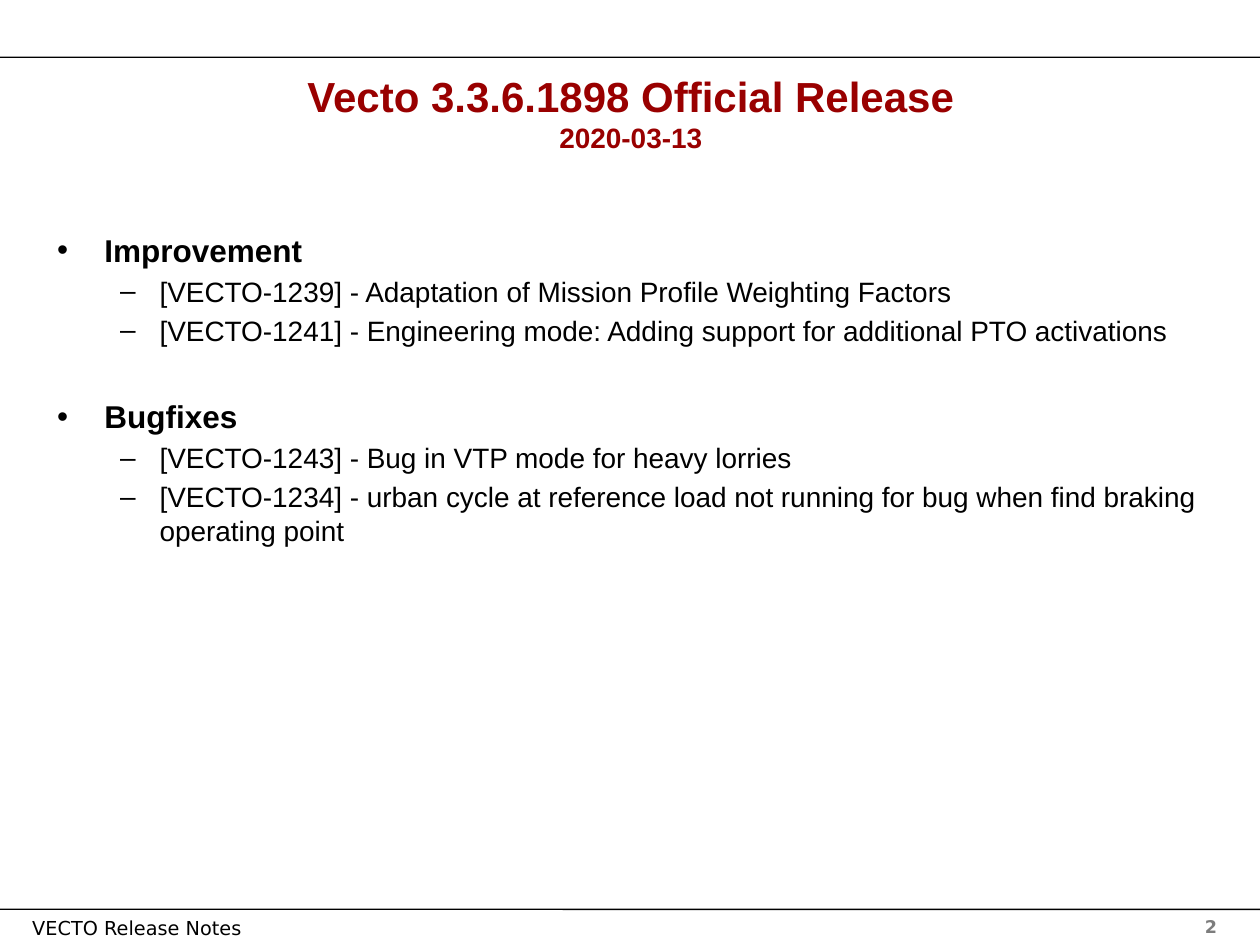
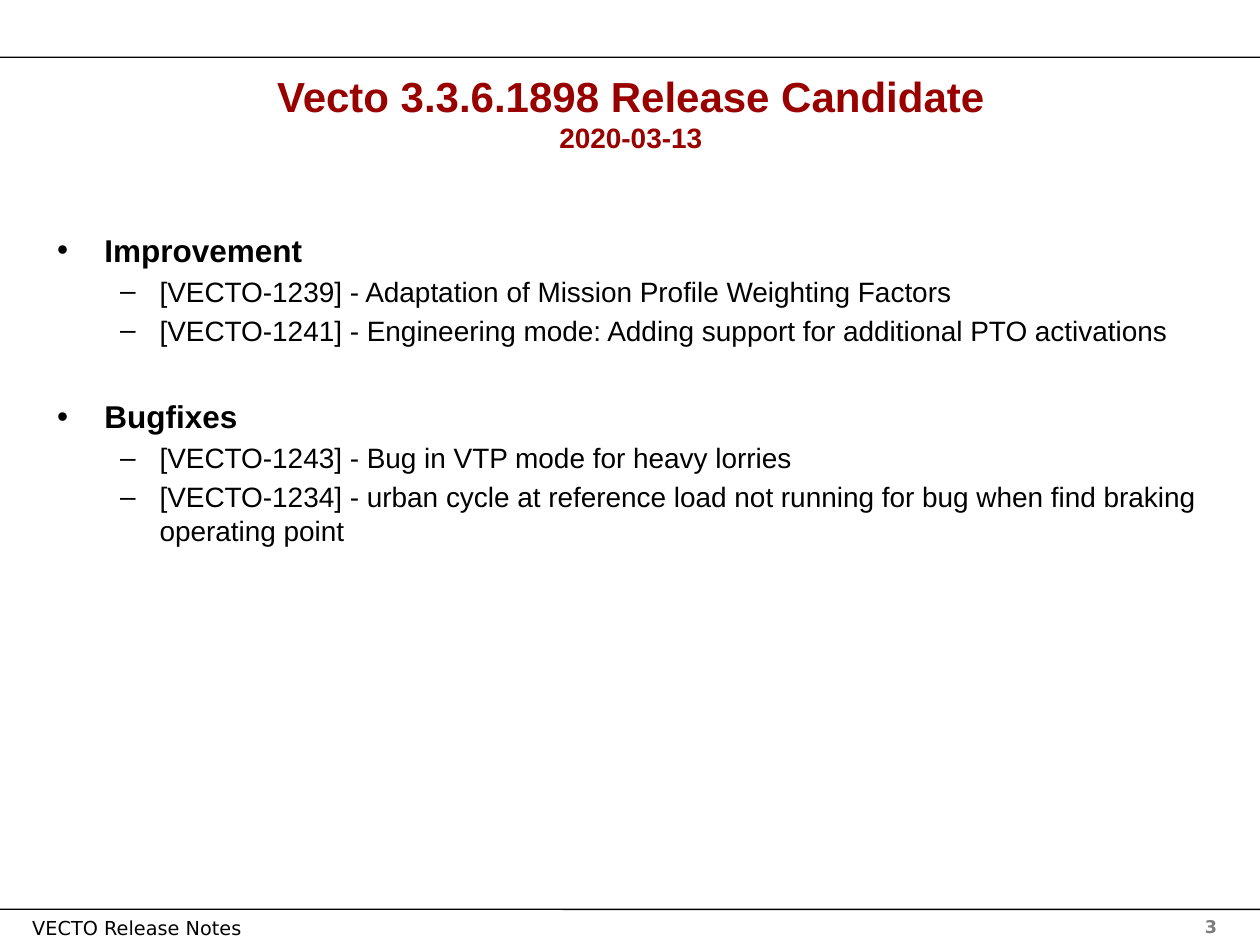
Before and after one commit to tanawadeatharva/BharatVECTO, a slide deck: slide 3 of Documentation/User Manual Source/Release Notes Vecto3.x.pptx (slide 2 before the commit). Drawn at 1260x945 pixels with LibreOffice and Linux fonts; fonts in the diff are those of the drawing; background and template pictures are left out. Boxes give left, top, right and bottom in pixels: in the first picture for what was removed or moved away, otherwise in the second. Text is boxed around its words. In the diff, an @@ line names an element or a change of style, - is before the commit and + after.

Commit message:
creating new official VECTO version

```diff
--- a/Documentation/User Manual Source/Release Notes Vecto3.x.pptx
+++ b/Documentation/User Manual Source/Release Notes Vecto3.x.pptx
@@ title at [277,81,984,149]: text changed @@
-Vecto 3.3.6.1898 Official Release
-2020-03-13
+Vecto 3.3.6.1898 Release Candidate
+2020-03-13
@@ page number at [1205,920,1217,933]: text changed @@
-2
+3
```
Also in this commit, not shown: 1 other slide changed, 1 slide added, 14 other files.
